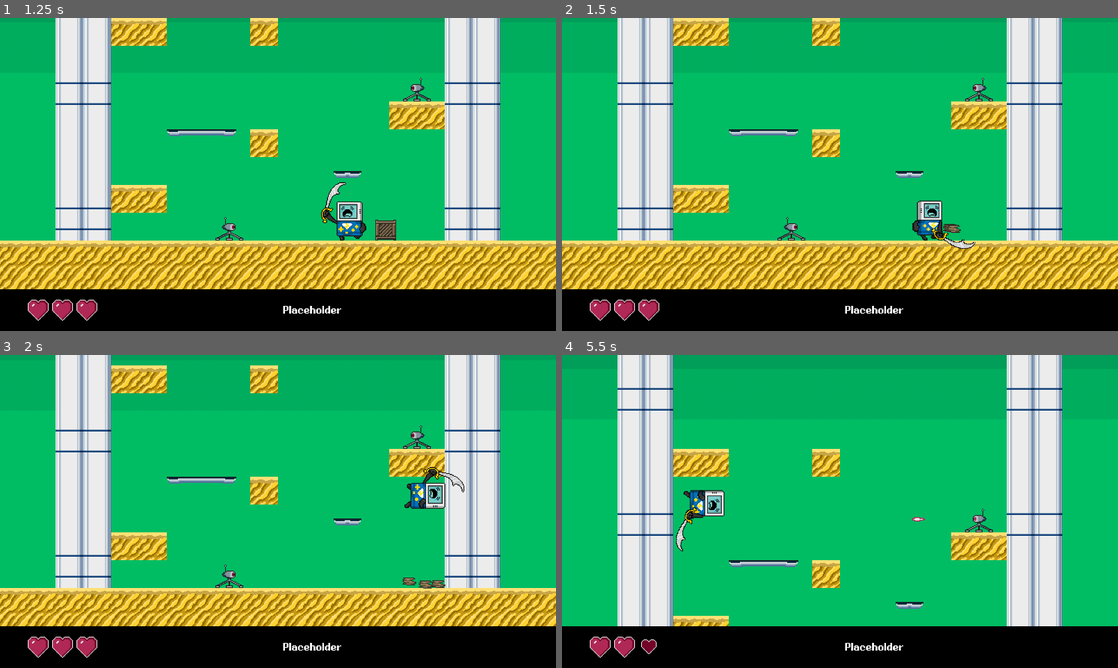
Above: before the commit, frames 1-4 (two rows, left to right).
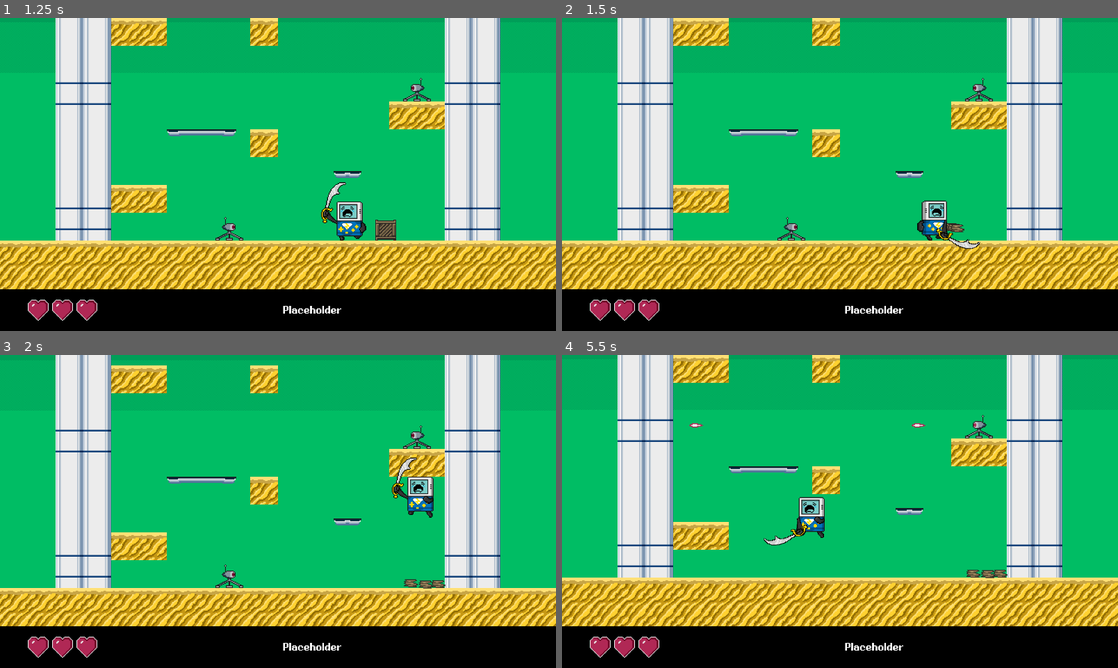
Above: after the commit, the same moments.

Repository: svntax/MetaBoyJam-2022
Game: Godot game, scene res://TitleScreen.tscn
Two runs of this game, one before a commit and one after it. Both use one fixed random seed, a clock stepped at 60 frames per second and the inputs below.
Inputs:
- Up to frame 1 (1.25 s): click "Play" at 0.5 s
- Up to frame 2 (1.5 s): hold Right (move_right) from 1.28 s (still down); tap X (action) at 1.35 s
- Up to frame 3 (2 s): keep holding Right (move_right); tap Z (jump) at 1.52, 1.55, 1.82 s
- Up to frame 4 (5.5 s): tap Z (jump) at 2.1, 2.27, 2.57, 3.05, 3.77, 4.07, 4.35, 4.52, 4.82, 5.27 s; tap X (action) at 2.3, 2.85, 3.6, 5.1 s; release Right (move_right) at 2.78 s; hold Left (move_left) 2.78-3.53 s; hold Right (move_right) 3.53-5.03 s; tap Escape (ui_cancel) at 4.9 s; hold Left (move_left) from 5.03 s (still down)

Frame 1 is identical in both runs. In frame 2, 0.8% of the frame differs, in the area x 63-76%, y 58-74%; in frame 3, 1.1%; in frame 4, 28%, in the area x 0-100%, y 0-97%.

Commit message:
Added proper game over state and transition to title screen.

Diff:
--- a/Gameplay.gd
+++ b/Gameplay.gd
@@ -1,6 +1,7 @@
 extends Node2D
 
 onready var health_ui = get_node("%HealthUI")
+onready var game_over_menu = get_node("%GameOverMenu")
 onready var player = $MetaBoy
 
 func _ready():
@@ -11,4 +12,4 @@
 	health_ui.set_health(new_hp)
 
 func _on_death() -> void:
-	print("Player dead") # TODO
+	game_over_menu.display()
--- a/Gameplay.tscn
+++ b/Gameplay.tscn
@@ -13,6 +13,7 @@
 [ext_resource path="res://Gameplay.gd" type="Script" id=11]
 [ext_resource path="res://TowerArea/PlatformsTileset.tres" type="TileSet" id=12]
 [ext_resource path="res://UI/MainUITheme.tres" type="Theme" id=13]
+[ext_resource path="res://UI/GameOverMenu.tscn" type="PackedScene" id=14]
 
 [sub_resource type="RectangleShape2D" id=8]
 extents = Vector2( 192, 10 )
@@ -208,3 +209,14 @@
 margin_right = 72.0
 margin_bottom = 32.0
 text = "Placeholder"
+
+[node name="GameOverMenu" parent="UILayer" instance=ExtResource( 14 )]
+unique_name_in_owner = true
+anchor_left = 0.5
+anchor_top = 0.5
+anchor_right = 0.5
+anchor_bottom = 0.5
+margin_left = -64.0
+margin_top = -60.0
+margin_right = 64.0
+margin_bottom = 60.0
--- a/MetaBoy/MetaBoy.gd
+++ b/MetaBoy/MetaBoy.gd
@@ -39,11 +39,7 @@
 func _ready():
 	input_controls = KEYBOARD_CONTROLS
 
-func _physics_process(_delta):
-	velocity.x = speed * face_direction
-
-	# Gravity
-	velocity.y += get_gravity()
+func _physics_process(delta):
 
 	# Movement
 	if can_move():
@@ -61,6 +57,16 @@
 		if can_jump():
 			jump()
 
+	if not state_machine.state == state_machine.States.DEAD:
+		_handle_movement(delta)
+
+func _handle_movement(_delta):
+	# Running
+	velocity.x = speed * face_direction
+
+	# Gravity
+	velocity.y += get_gravity()
+
 	if state_machine.state == state_machine.States.JUMP:
 		velocity.y = move_and_slide(velocity, Vector2.UP, true).y
 	else:
@@ -102,7 +108,7 @@
 	attack_cooldown_timer.start()
 
 func can_attack() -> bool:
-	return attack_cooldown_timer.is_stopped()
+	return attack_cooldown_timer.is_stopped() and state_machine.is_in_movement_state()
 
 func can_move() -> bool:
 	return state_machine.is_in_movement_state()
@@ -161,9 +167,14 @@
 	#var source_obj = damage_data.get("source_object", null)
 	var damage_amount = damage_data.get("damage_amount", 1)
 	hp -= damage_amount
-	effects_player.play("damaged")
+	effects_player.play("damaged", -1, 1.2)
 	damage_flash_timer.start()
 	emit_signal("health_changed", hp)
+
+	# Death
+	if hp <= 0:
+		state_machine.set_state(state_machine.States.DEAD)
+
 
 func can_take_damage() -> bool:
 	return damage_flash_timer.is_stopped()
--- a/MetaBoy/MetaBoy.tscn
+++ b/MetaBoy/MetaBoy.tscn
@@ -53,6 +53,105 @@
 "update": 0,
 "values": [ 0.0 ]
 }
+tracks/3/type = "value"
+tracks/3/path = NodePath("MainBody:visible")
+tracks/3/interp = 1
+tracks/3/loop_wrap = true
+tracks/3/imported = false
+tracks/3/enabled = true
+tracks/3/keys = {
+"times": PoolRealArray( 0 ),
+"transitions": PoolRealArray( 1 ),
+"update": 0,
+"values": [ true ]
+}
+tracks/4/type = "value"
+tracks/4/path = NodePath(".:collision_layer")
+tracks/4/interp = 1
+tracks/4/loop_wrap = true
+tracks/4/imported = false
+tracks/4/enabled = true
+tracks/4/keys = {
+"times": PoolRealArray( 0 ),
+"transitions": PoolRealArray( 1 ),
+"update": 1,
+"values": [ 2 ]
+}
+tracks/5/type = "value"
+tracks/5/path = NodePath("MainBody/SwordDamageArea:monitoring")
+tracks/5/interp = 1
+tracks/5/loop_wrap = true
+tracks/5/imported = false
+tracks/5/enabled = true
+tracks/5/keys = {
+"times": PoolRealArray( 0 ),
+"transitions": PoolRealArray( 1 ),
+"update": 1,
+"values": [ true ]
+}
+tracks/6/type = "value"
+tracks/6/path = NodePath("MainBody/SwordDamageArea:monitorable")
+tracks/6/interp = 1
+tracks/6/loop_wrap = true
+tracks/6/imported = false
+tracks/6/enabled = true
+tracks/6/keys = {
+"times": PoolRealArray( 0 ),
+"transitions": PoolRealArray( 1 ),
+"update": 1,
+"values": [ true ]
+}
+
+[sub_resource type="Animation" id=16]
+resource_name = "death"
+tracks/0/type = "value"
+tracks/0/path = NodePath("MainBody:visible")
+tracks/0/interp = 1
+tracks/0/loop_wrap = true
+tracks/0/imported = false
+tracks/0/enabled = true
+tracks/0/keys = {
+"times": PoolRealArray( 0 ),
+"transitions": PoolRealArray( 1 ),
+"update": 1,
+"values": [ false ]
+}
+tracks/1/type = "value"
+tracks/1/path = NodePath(".:collision_layer")
+tracks/1/interp = 1
+tracks/1/loop_wrap = true
+tracks/1/imported = false
+tracks/1/enabled = true
+tracks/1/keys = {
+"times": PoolRealArray( 0 ),
+"transitions": PoolRealArray( 1 ),
+"update": 1,
+"values": [ 16 ]
+}
+tracks/2/type = "value"
+tracks/2/path = NodePath("MainBody/SwordDamageArea:monitoring")
+tracks/2/interp = 1
+tracks/2/loop_wrap = true
+tracks/2/imported = false
+tracks/2/enabled = true
+tracks/2/keys = {
+"times": PoolRealArray( 0 ),
+"transitions": PoolRealArray( 1 ),
+"update": 1,
+"values": [ false ]
+}
+tracks/3/type = "value"
+tracks/3/path = NodePath("MainBody/SwordDamageArea:monitorable")
+tracks/3/interp = 1
+tracks/3/loop_wrap = true
+tracks/3/imported = false
+tracks/3/enabled = true
+tracks/3/keys = {
+"times": PoolRealArray( 0 ),
+"transitions": PoolRealArray( 1 ),
+"update": 1,
+"values": [ false ]
+}
 
 [sub_resource type="Animation" id=12]
 resource_name = "double_jump"
@@ -217,10 +316,10 @@
 tracks/2/imported = false
 tracks/2/enabled = true
 tracks/2/keys = {
-"times": PoolRealArray( 0, 0.05, 0.2 ),
-"transitions": PoolRealArray( 1, 1, 1 ),
-"update": 1,
-"values": [ true, false, true ]
+"times": PoolRealArray( 0, 0.2 ),
+"transitions": PoolRealArray( 1, 1 ),
+"update": 1,
+"values": [ false, true ]
 }
 
 [sub_resource type="Animation" id=14]
@@ -315,6 +414,7 @@
 
 [node name="AnimationPlayer" type="AnimationPlayer" parent="."]
 anims/RESET = SubResource( 8 )
+anims/death = SubResource( 16 )
 anims/double_jump = SubResource( 12 )
 anims/idle = SubResource( 5 )
 anims/jump = SubResource( 9 )
--- a/MetaBoy/MetaBoyFSM.gd
+++ b/MetaBoy/MetaBoyFSM.gd
@@ -1,6 +1,6 @@
 extends "res://StateMachine.gd"
 
-enum States {IDLE, RUN, JUMP, FALL}
+enum States {IDLE, RUN, JUMP, FALL, DEAD}
 
 const CONTROLLABLE_STATES = [States.IDLE, States.RUN, States.JUMP, States.FALL]
 
@@ -48,6 +48,9 @@
 		States.FALL:
 			if old_state == States.IDLE or old_state == States.RUN:
 				actor.jump_grace_timer.start()
+		States.DEAD:
+			actor.animation_player.stop()
+			actor.animation_player.play("death")
 
 func _exit_state(old_state, _new_state):
 	match old_state:
--- a/TitleScreen.gd
+++ b/TitleScreen.gd
@@ -14,6 +14,15 @@
 
 	play_button.grab_focus()
 
+func _process(_delta):
+	var jump_pressed = Input.is_action_just_pressed("jump")
+	if jump_pressed:
+		var focus_owner = menu.get_focus_owner()
+		if focus_owner == play_button:
+			_on_PlayButton_pressed()
+		elif focus_owner == controls_button:
+			_on_ControlsButton_pressed()
+
 func _on_PlayButton_pressed():
 	get_tree().change_scene("res://Gameplay.tscn")
 
--- a/UI/GameOverMenu.gd
+++ b/UI/GameOverMenu.gd
@@ -7,11 +7,17 @@
 
 onready var menu_active = false
 
+func _ready():
+	hide()
+
 func _on_AnimationPlayer_animation_finished(anim_name):
 	if anim_name == "display":
 		menu_active = true
 
 func _process(_delta):
+	if not menu_active:
+		return
+
 	var jump_pressed = Input.is_action_just_pressed("jump")
 	if Input.is_action_just_pressed("ui_down") or Input.is_action_just_pressed("ui_up") or jump_pressed:
 		var focus_owner = get_focus_owner()
@@ -21,7 +27,7 @@
 			_on_MainMenuButton_pressed()
 
 func display() -> void:
-	animation_player.play("RESET")
+	animation_player.play("display")
 
 func _on_MainMenuButton_pressed():
 	get_tree().change_scene("res://TitleScreen.tscn")
--- a/UI/GameOverMenu.tscn
+++ b/UI/GameOverMenu.tscn
@@ -1,11 +1,111 @@
-[gd_scene load_steps=5 format=2]
+[gd_scene load_steps=6 format=2]
 
 [ext_resource path="res://UI/ui_panel.png" type="Texture" id=1]
 [ext_resource path="res://UI/MainUITheme.tres" type="Theme" id=2]
 [ext_resource path="res://UI/GameOverMenu.gd" type="Script" id=3]
 
+[sub_resource type="Animation" id=2]
+length = 0.001
+tracks/0/type = "value"
+tracks/0/path = NodePath(".:visible")
+tracks/0/interp = 1
+tracks/0/loop_wrap = true
+tracks/0/imported = false
+tracks/0/enabled = true
+tracks/0/keys = {
+"times": PoolRealArray( 0 ),
+"transitions": PoolRealArray( 1 ),
+"update": 0,
+"values": [ true ]
+}
+tracks/1/type = "value"
+tracks/1/path = NodePath("Header:visible")
+tracks/1/interp = 1
+tracks/1/loop_wrap = true
+tracks/1/imported = false
+tracks/1/enabled = true
+tracks/1/keys = {
+"times": PoolRealArray( 0 ),
+"transitions": PoolRealArray( 1 ),
+"update": 0,
+"values": [ true ]
+}
+tracks/2/type = "value"
+tracks/2/path = NodePath("Score:visible")
+tracks/2/interp = 1
+tracks/2/loop_wrap = true
+tracks/2/imported = false
+tracks/2/enabled = true
+tracks/2/keys = {
+"times": PoolRealArray( 0 ),
+"transitions": PoolRealArray( 1 ),
+"update": 0,
+"values": [ true ]
+}
+tracks/3/type = "value"
+tracks/3/path = NodePath("MainMenuButton:visible")
+tracks/3/interp = 1
+tracks/3/loop_wrap = true
+tracks/3/imported = false
+tracks/3/enabled = true
+tracks/3/keys = {
+"times": PoolRealArray( 0 ),
+"transitions": PoolRealArray( 1 ),
+"update": 0,
+"values": [ true ]
+}
+
 [sub_resource type="Animation" id=1]
 resource_name = "display"
+length = 2.0
+tracks/0/type = "value"
+tracks/0/path = NodePath(".:visible")
+tracks/0/interp = 1
+tracks/0/loop_wrap = true
+tracks/0/imported = false
+tracks/0/enabled = true
+tracks/0/keys = {
+"times": PoolRealArray( 0 ),
+"transitions": PoolRealArray( 1 ),
+"update": 1,
+"values": [ true ]
+}
+tracks/1/type = "value"
+tracks/1/path = NodePath("Header:visible")
+tracks/1/interp = 1
+tracks/1/loop_wrap = true
+tracks/1/imported = false
+tracks/1/enabled = true
+tracks/1/keys = {
+"times": PoolRealArray( 0 ),
+"transitions": PoolRealArray( 1 ),
+"update": 1,
+"values": [ true ]
+}
+tracks/2/type = "value"
+tracks/2/path = NodePath("Score:visible")
+tracks/2/interp = 1
+tracks/2/loop_wrap = true
+tracks/2/imported = false
+tracks/2/enabled = true
+tracks/2/keys = {
+"times": PoolRealArray( 0, 1 ),
+"transitions": PoolRealArray( 1, 1 ),
+"update": 1,
+"values": [ false, true ]
+}
+tracks/3/type = "value"
+tracks/3/path = NodePath("MainMenuButton:visible")
+tracks/3/interp = 1
+tracks/3/loop_wrap = true
+tracks/3/imported = false
+tracks/3/enabled = true
+tracks/3/keys = {
+"times": PoolRealArray( 0, 2 ),
+"transitions": PoolRealArray( 1, 1 ),
+"update": 1,
+"values": [ false, true ]
+}
 
 [node name="GameOverMenu" type="NinePatchRect"]
 margin_right = 128.0
@@ -41,6 +141,8 @@
 text = "Main Menu"
 
 [node name="AnimationPlayer" type="AnimationPlayer" parent="."]
+anims/RESET = SubResource( 2 )
 anims/display = SubResource( 1 )
 
 [connection signal="pressed" from="MainMenuButton" to="." method="_on_MainMenuButton_pressed"]
+[connection signal="animation_finished" from="AnimationPlayer" to="." method="_on_AnimationPlayer_animation_finished"]
--- a/project.godot
+++ b/project.godot
@@ -95,6 +95,7 @@
 2d_physics/layer_2="PLAYER"
 2d_physics/layer_3="ENEMY"
 2d_physics/layer_4="BREAKABLE"
+2d_physics/layer_5="GHOST"
 
 [physics]
 
Not shown: 1 places in Gameplay.tscn that only renumber resources
Not shown: 1 places in MetaBoy/MetaBoy.tscn that only renumber resources
